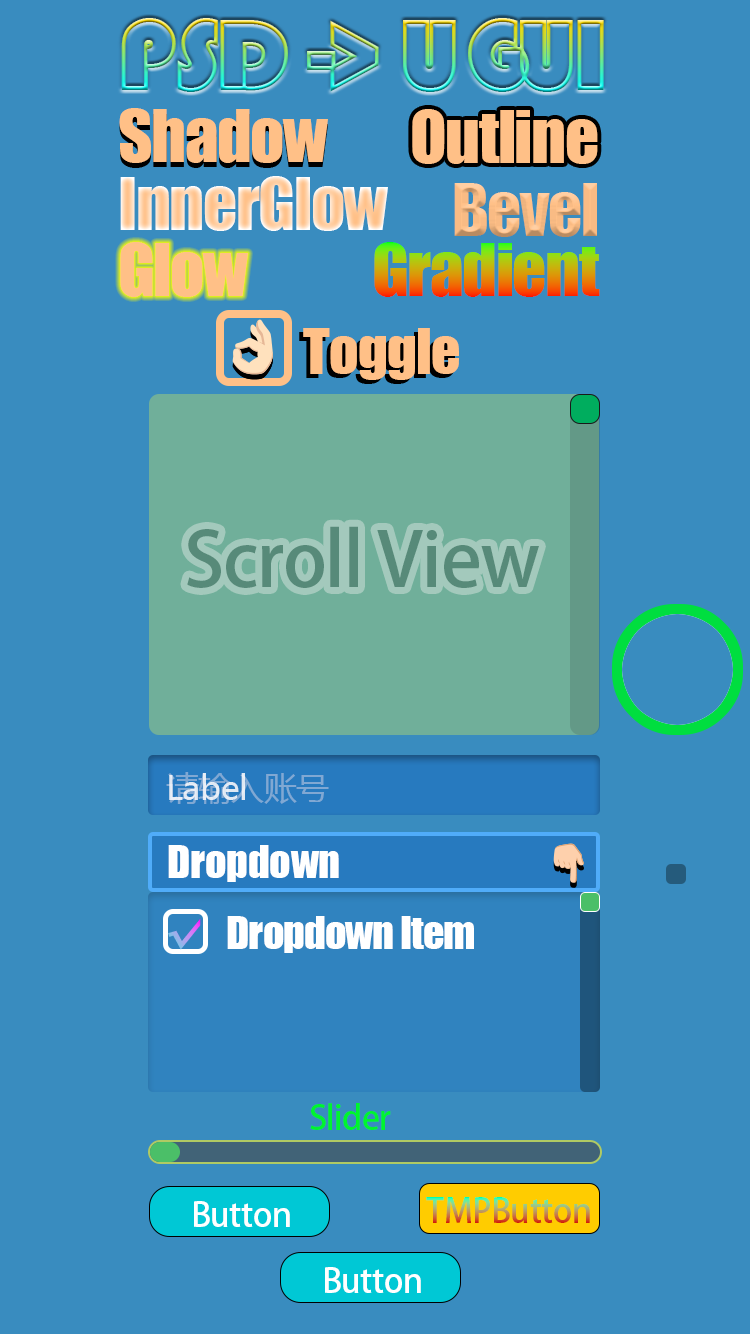
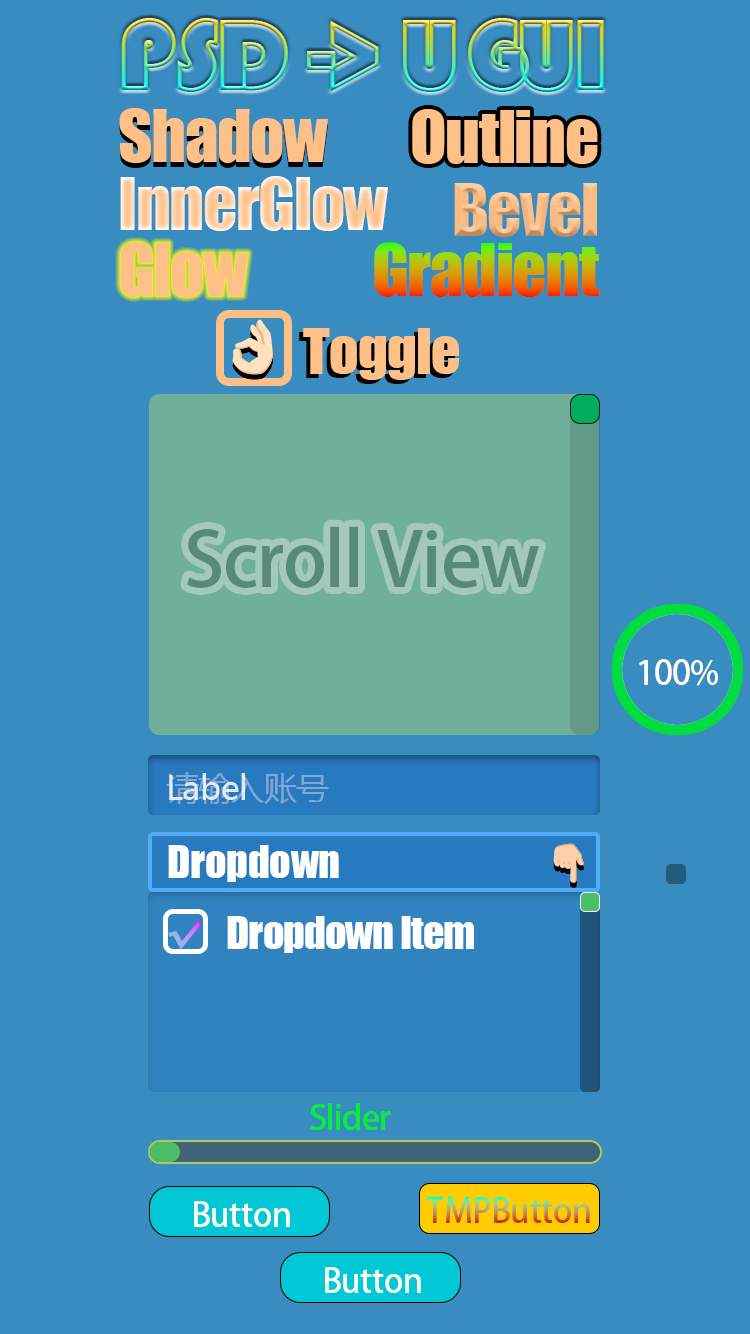
Two versions of the same layered image (750px x 1334px). Layer-by-layer changes:
added group "CircleProgress.panel" with 2 layers above "BgColor.fillcolor" over (639, 659, 718, 686)
added layer "100%" in group "CircleProgress.panel" over (639, 659, 718, 686)
renamed "CircleFilled.filled" to "CircleFilled.filled.bg", moved it into group "CircleProgress.panel" over (639, 659, 718, 686)